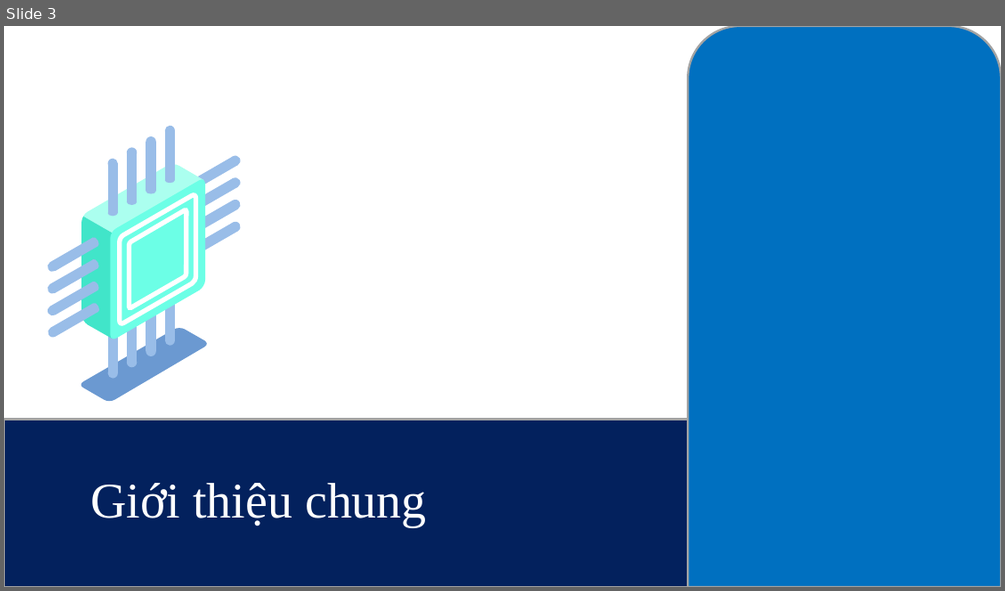
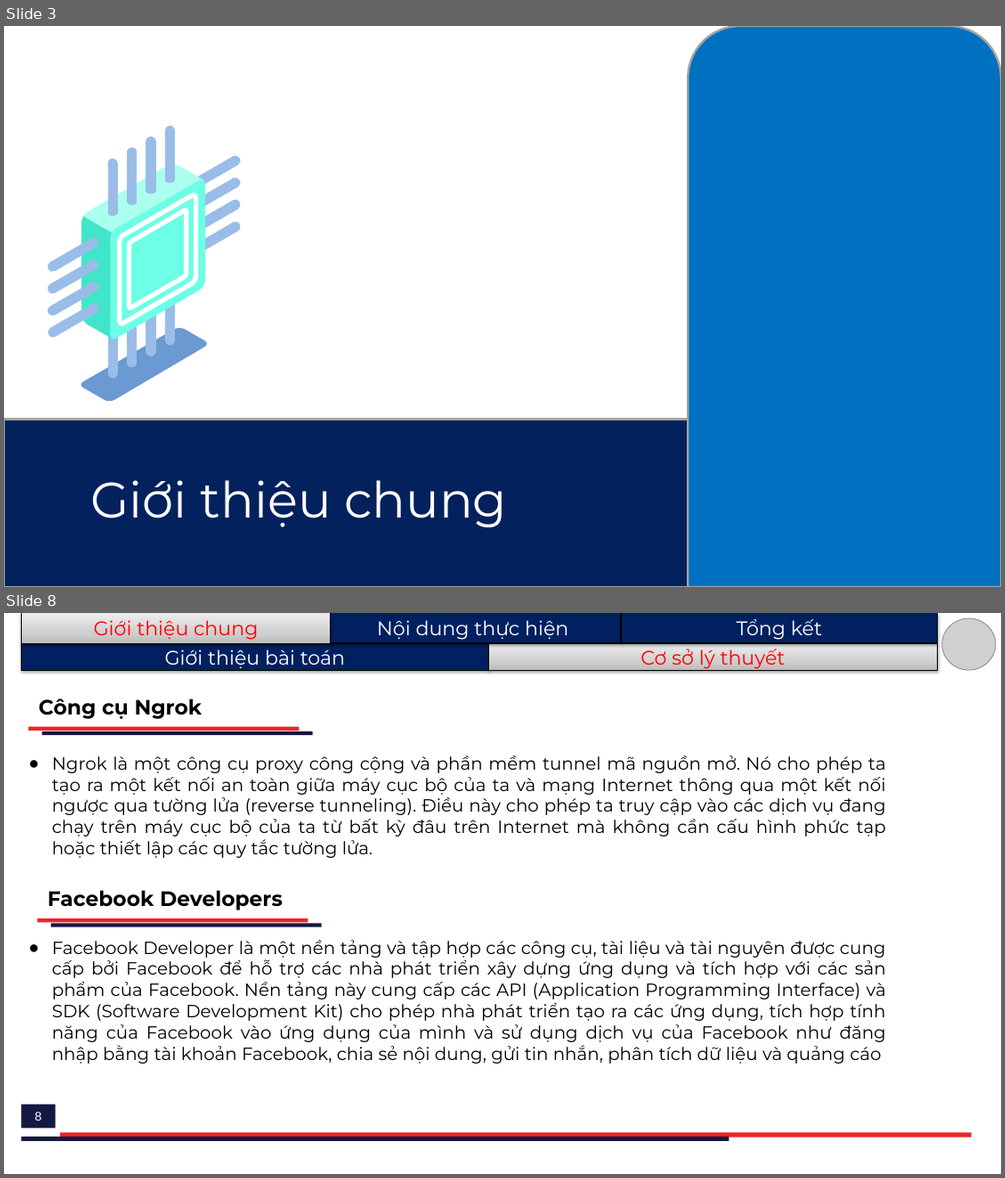
Before and after one commit to H4ll3y/Rasa-Consultant, a slide deck: doc/A37134_LeQuangHuy.pptx. Shown one above the other, each under a label of ours: slide 3 before the commit, slides 3 and 8 after it; the slides between them are not shown. The pictures are 1005x591 and 1005x1178 pixels, drawn with LibreOffice and Linux fonts; fonts in the diff are those of the drawing; grey boxes stand for pictures. Boxes give left, top, right and bottom in pixels: in the first picture for what was removed or moved away, otherwise in the second. Text is boxed around its words. In the diff, an @@ line names an element or a change of style, - is before the commit and + after.

```diff
--- a/doc/A37134_LeQuangHuy.pptx
+++ b/doc/A37134_LeQuangHuy.pptx
@@ slide 8 added at (4,613,1001,1174), background #FFFFFF @@
@@ rectangle added at (21,613,331,643), fill gradient #BDBDBD to #D1D1D1 to #EEEEEE, outline #000000 0.75 pt, 19 pt, text #FF0000 @@
+Giới thiệu chung
@@ rectangle added at (331,613,620,643), fill #002060, outline #000000 0.75 pt, 19 pt, text #FFFFFF @@
+Nội dung thực hiện
@@ rectangle added at (622,613,938,643), fill #002060, outline #000000 0.75 pt, 19 pt, text #FFFFFF @@
+Tổng kết
@@ picture added at (942,618,995,670) @@
@@ rectangle added at (21,643,488,670), fill #002060, outline #000000 0.75 pt, 19 pt, text #FFFFFF @@
+Giới thiệu bài toán
@@ rectangle added at (488,644,937,671), fill gradient #BDBDBD to #D1D1D1 to #EEEEEE, outline #000000 0.75 pt, 19 pt, text #FF0000 @@
+Cơ sở lý thuyết
@@ text added at (39,698,202,719), 20 pt, text #000000, bold @@
+Công cụ Ngrok
@@ rectangle added at (29,727,299,730), fill #ED2429 @@
@@ rectangle added at (42,731,313,735), fill #141842 @@
@@ text added at (52,755,886,858), 17 pt, text #000000 @@
+● Ngrok là một công cụ proxy công cộng và phần mềm tunnel mã nguồn mở. Nó cho phép ta tạo ra một kết nối an toàn giữa máy cục bộ của ta và mạng Internet thông qua một kết nối ngược qua tường lửa (reverse tunneling). Điều này cho phép ta truy cập vào các dịch vụ đang chạy trên máy cục bộ của ta từ bất kỳ đâu trên Internet mà không cần cấu hình phức tạp hoặc thiết lập các quy tắc tường lửa.
@@ text added at (48,890,283,910), 20 pt, text #000000, bold @@
+Facebook Developers
@@ rectangle added at (38,919,308,923), fill #ED2429 @@
@@ rectangle added at (51,924,322,927), fill #141842 @@
@@ text added at (52,940,886,1063), 17 pt, text #000000 @@
+● Facebook Developer là một nền tảng và tập hợp các công cụ, tài liệu và tài nguyên được cung cấp bởi Facebook để hỗ trợ các nhà phát triển xây dựng ứng dụng và tích hợp với các sản phẩm của Facebook. Nền tảng này cung cấp các API (Application Programming Interface) và SDK (Software Development Kit) cho phép nhà phát triển tạo ra các ứng dụng, tích hợp tính năng của Facebook vào ứng dụng của mình và sử dụng dịch vụ của Facebook như đăng nhập bằng tài khoản Facebook, chia sẻ nội dung, gửi tin nhắn, phân tích dữ liệu và quảng cáo
@@ rectangle added at (21,1104,56,1128), fill #141842 @@
@@ page number added at (35,1111,42,1120), 12 pt, text #FFFFFF @@
+8
@@ rectangle added at (21,1136,729,1141), fill #141842 @@
@@ rectangle added at (60,1133,971,1137), fill #ED2429 @@
@@ slide 3 changed as well @@
@@ text "Giới thiệu chung" at (90,480,507,527): font Times New Roman to Montserrat @@
```
Also in this commit, not shown: 9 other slides changed, 7 other slides added, 3 slides removed, 2 other files.
